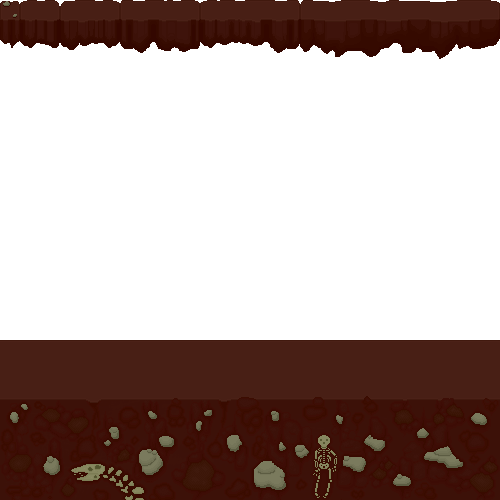
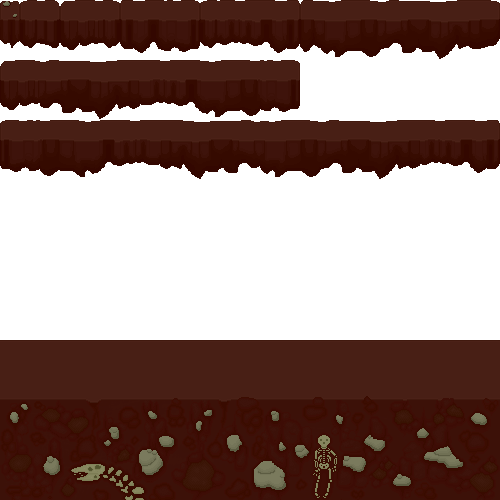
The second 500px x 500px image is a revision of the first. Changes to its layers:
painted on "platforms" over bbox(0, 60, 500, 179)
